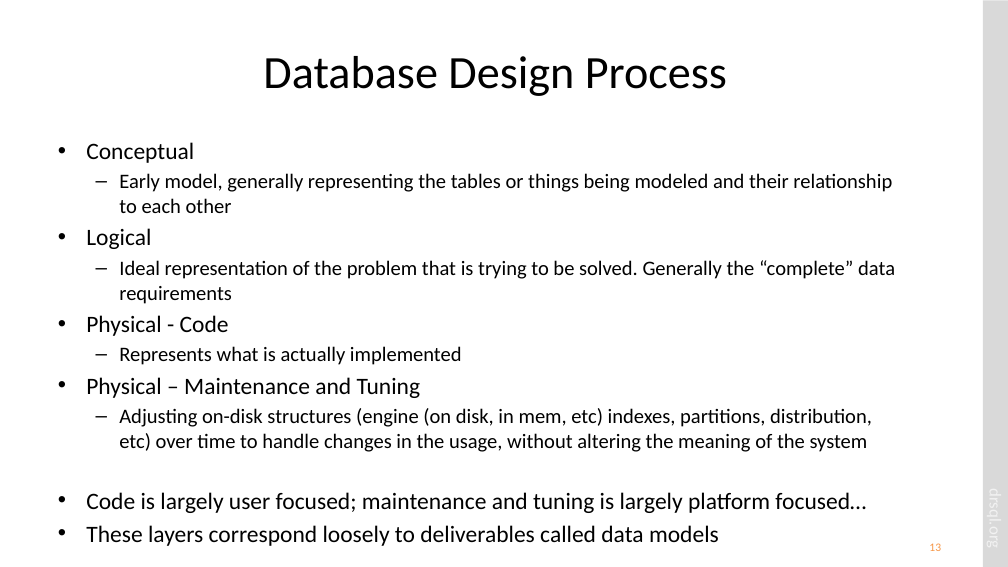
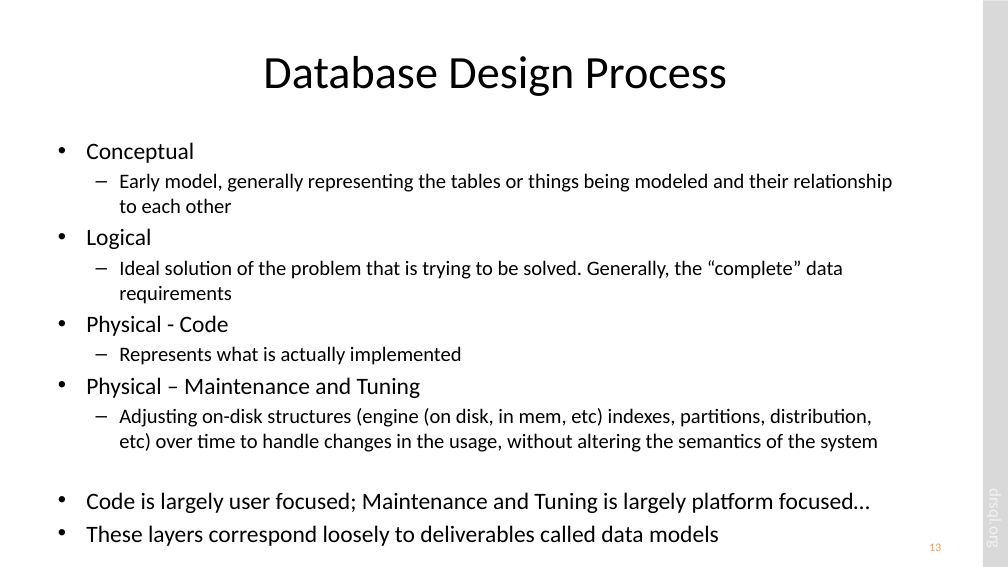
Before and after one commit to drsqlgithub/Presentation-Downloads, a slide deck: slide 13 of Relational Database Design/Relational Database Design.pptx. Drawn at 1008x567 pixels with LibreOffice and Linux fonts; fonts in the diff are those of the drawing. Boxes give left, top, right and bottom in pixels: in the first picture for what was removed or moved away, otherwise in the second. Text is boxed around its words. In the diff, an @@ line names an element or a change of style, - is before the commit and + after.

Commit message:
Made a few changes to database design session

```diff
--- a/Relational Database Design/Relational Database Design.pptx
+++ b/Relational Database Design/Relational Database Design.pptx
@@ text at bbox=[119, 260, 843, 304]: text changed @@
-  – Ideal representation of the problem that is trying to be solved. Generally the “complete” data requirements
+  – Ideal solution of the problem that is trying to be solved. Generally, the “complete” data requirements
@@ text at bbox=[86, 408, 878, 513]: text changed @@
-  – Adjusting on-disk structures (engine (on disk, in mem, etc) indexes, partitions, distribution, etc) over time to handle changes in the usage, without altering the meaning of the system
-• Code is largely user focused; maintenance and tuning is largely platform focused…
+  – Adjusting on-disk structures (engine (on disk, in mem, etc) indexes, partitions, distribution, etc) over time to handle changes in the usage, without altering the semantics of the system
+• Code is largely user focused; Maintenance and Tuning is largely platform focused…
```
Also in this commit, not shown: 19 other slides changed, 2 slides added, 1 slide removed.
